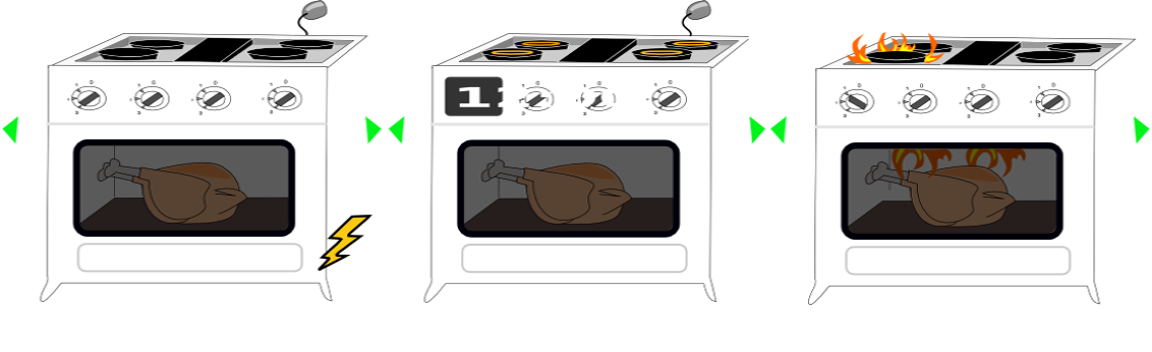
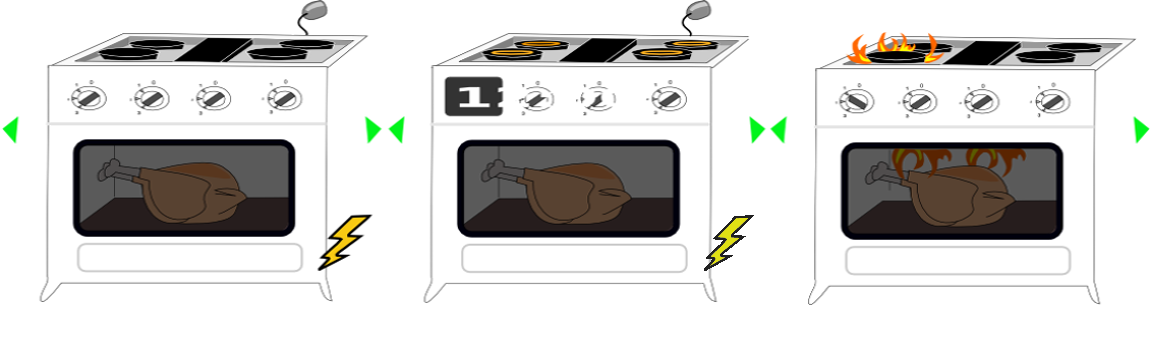
Layers edited between the first and the second 1152x352 image:
painted on "Background" over [704, 215, 754, 271]
